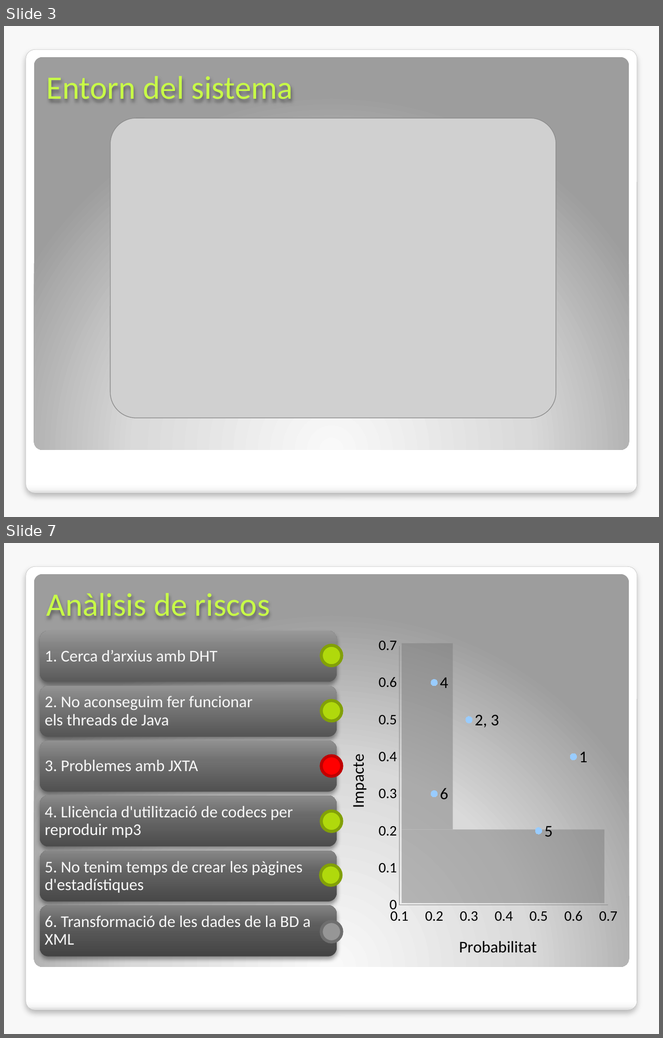
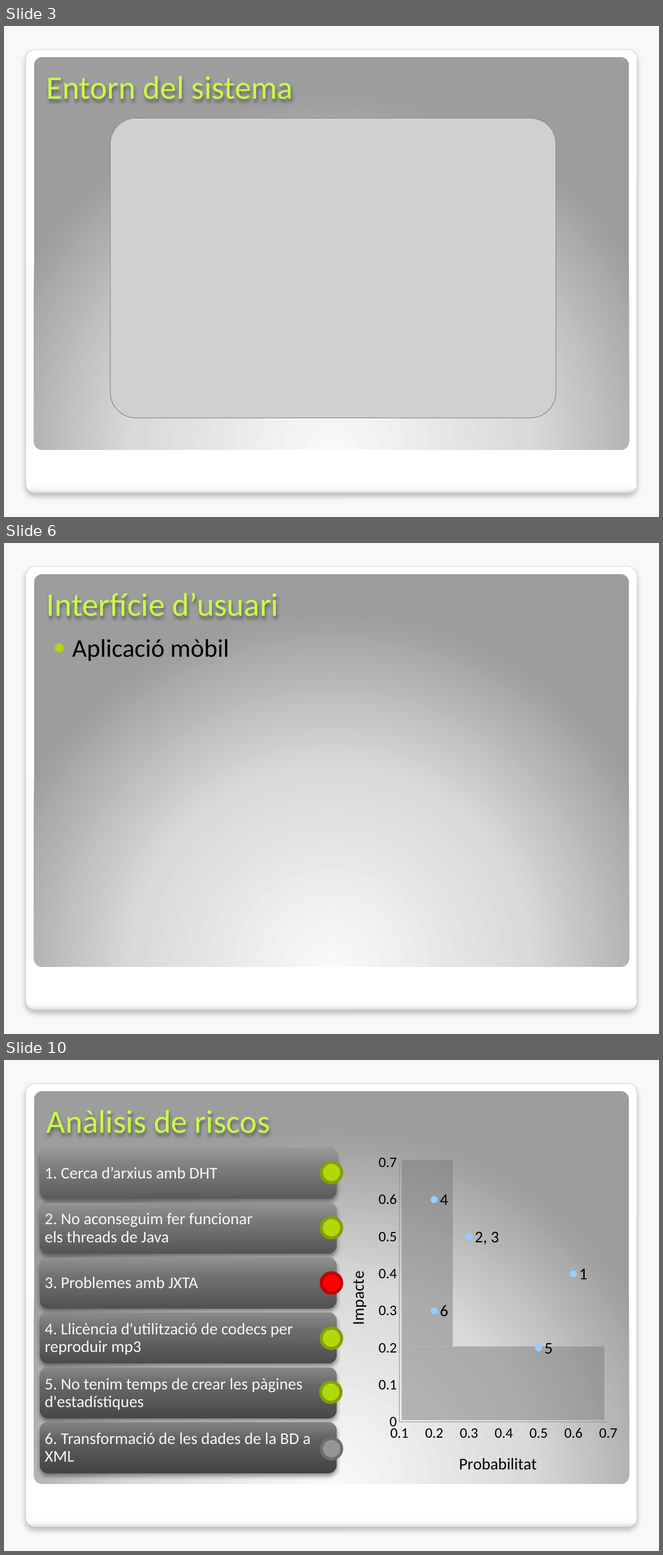
Before and after one commit to rxuriguera/pxc2, a slide deck: docs/presentacio final/Final.pptx. Shown one above the other, each under a label of ours: slides 3 and 7 before the commit, slides 3, 6 and 10 after it; the slides between them are not shown. The pictures are 663x1038 and 663x1555 pixels, drawn with LibreOffice and Linux fonts; fonts in the diff are those of the drawing; grey boxes stand for pictures; background and template pictures are left out. Boxes give left, top, right and bottom in pixels: in the first picture for what was removed or moved away, otherwise in the second. Text is boxed around its words. In the diff, an @@ line names an element or a change of style, - is before the commit and + after.

```diff
--- a/docs/presentacio final/Final.pptx
+++ b/docs/presentacio final/Final.pptx
@@ slide 6 added at bbox=[4, 543, 659, 1034], background #F8F8F8; not listed: 2 template elements that a slide beside it also shows @@
@@ title added at bbox=[47, 593, 279, 617], 36 pt, text #C9FC48 @@
+Interfície d’usuari
@@ text added at bbox=[72, 639, 229, 661], 28 pt, text #000000 @@
+● Aplicació mòbil
@@ what was slide 7 is now slide 10 @@
```
Also in this commit, not shown: 3 other slides added, 1 other file.
